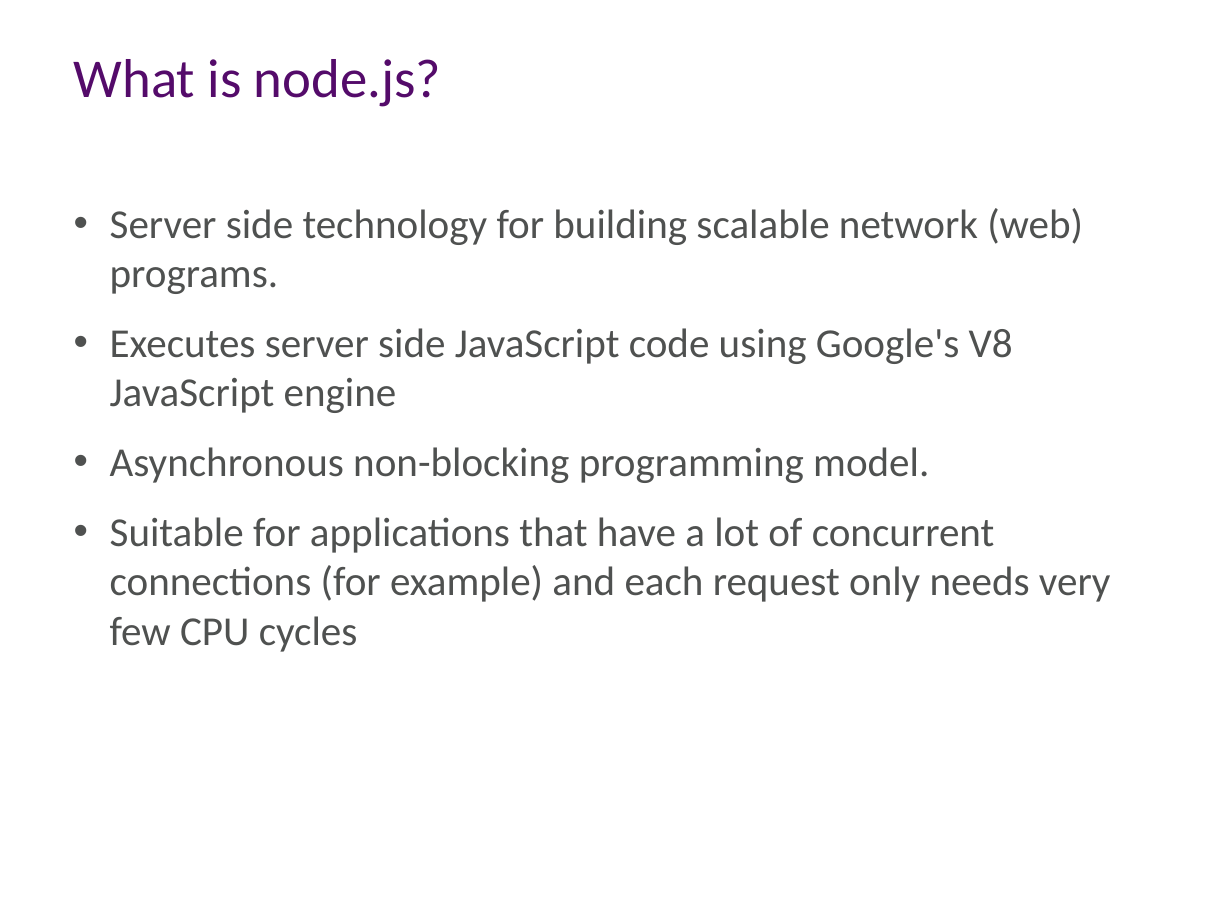
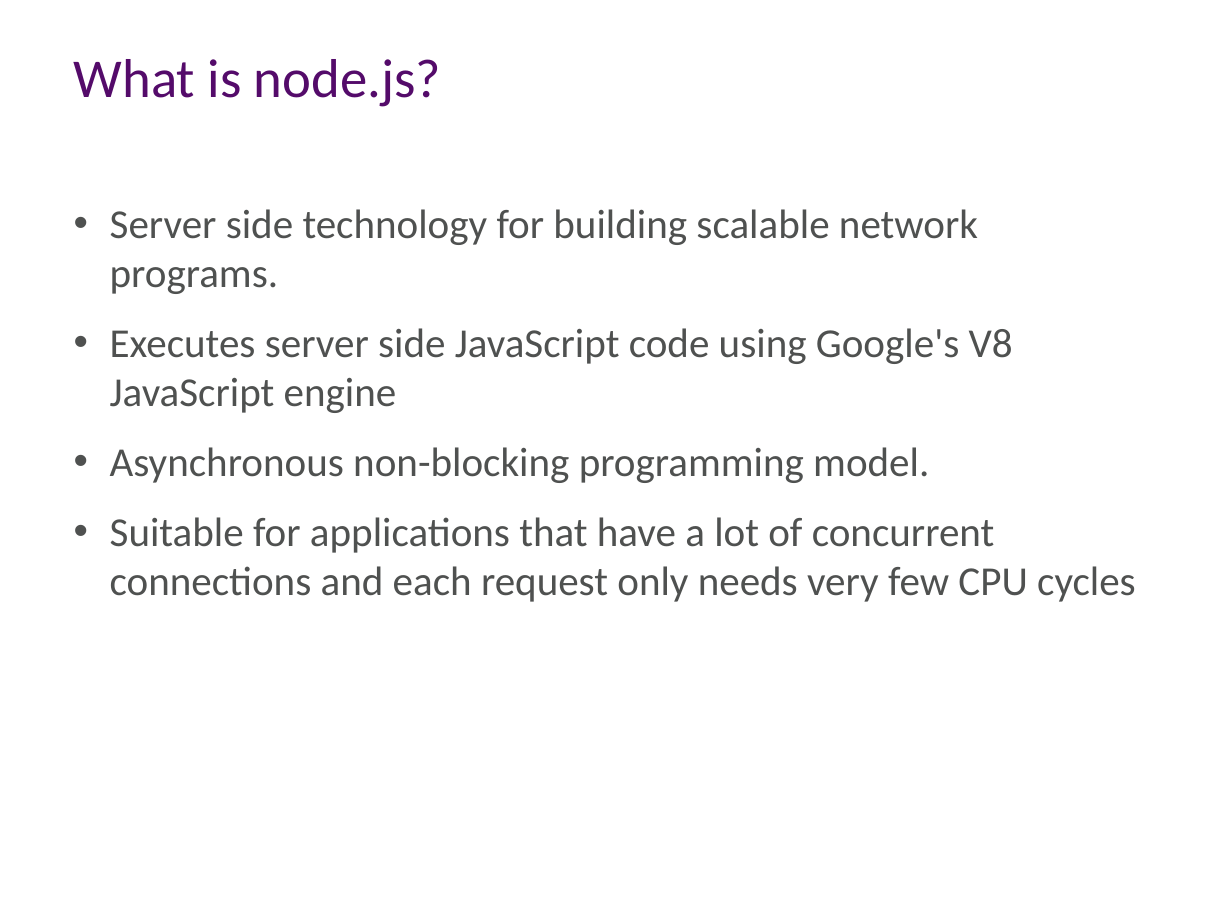
Before and after one commit to aidancasey/AzureNodeChatClient, a slide deck: slide 4 of presentation/Building Node.js Applications on Windows Azure.pptx. Drawn at 1232x924 pixels with LibreOffice and Linux fonts; fonts in the diff are those of the drawing; background and template pictures are left out. Boxes give left, top, right and bottom in pixels: in the first picture for what was removed or moved away, otherwise in the second. Text is boxed around its words. In the diff, an @@ line names an element or a change of style, - is before the commit and + after.

```diff
--- a/presentation/Building Node.js Applications on Windows Azure.pptx
+++ b/presentation/Building Node.js Applications on Windows Azure.pptx
@@ text at box(110, 209, 978, 294): text changed @@
-• Server side technology for building scalable network (web) programs.
+• Server side technology for building scalable network programs.
@@ text at box(110, 517, 1136, 602): text changed @@
-• Suitable for applications that have a lot of concurrent connections (for example) and each request only needs very few CPU cycles
+• Suitable for applications that have a lot of concurrent connections and each request only needs very few CPU cycles
```
Also in this commit, not shown: 7 other slides changed, 1 other file.
